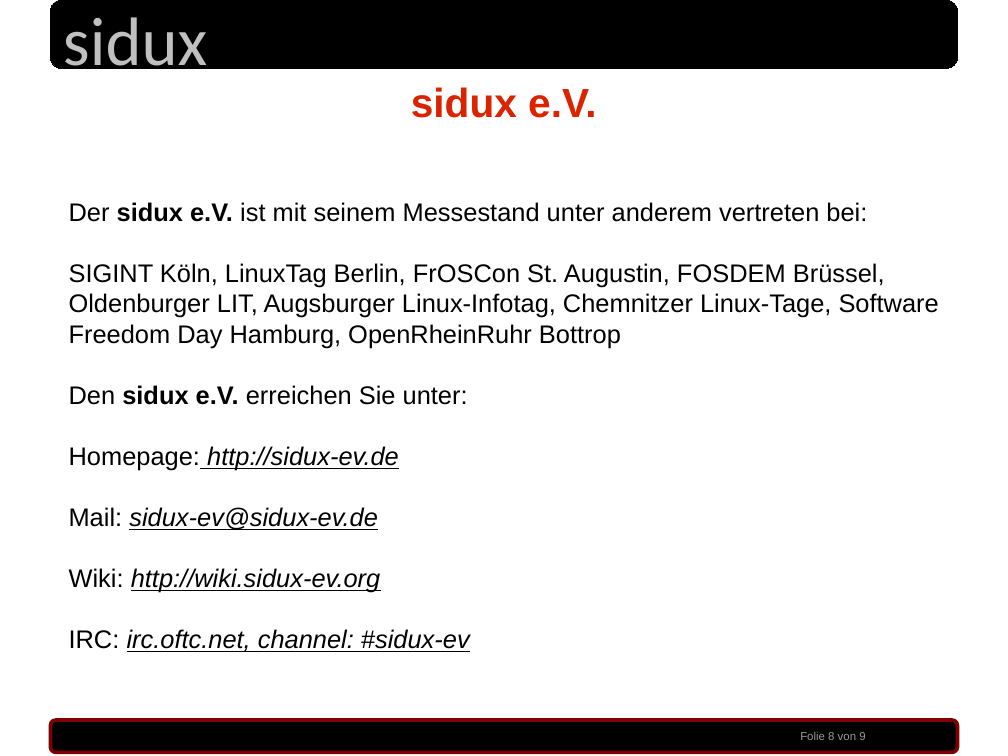
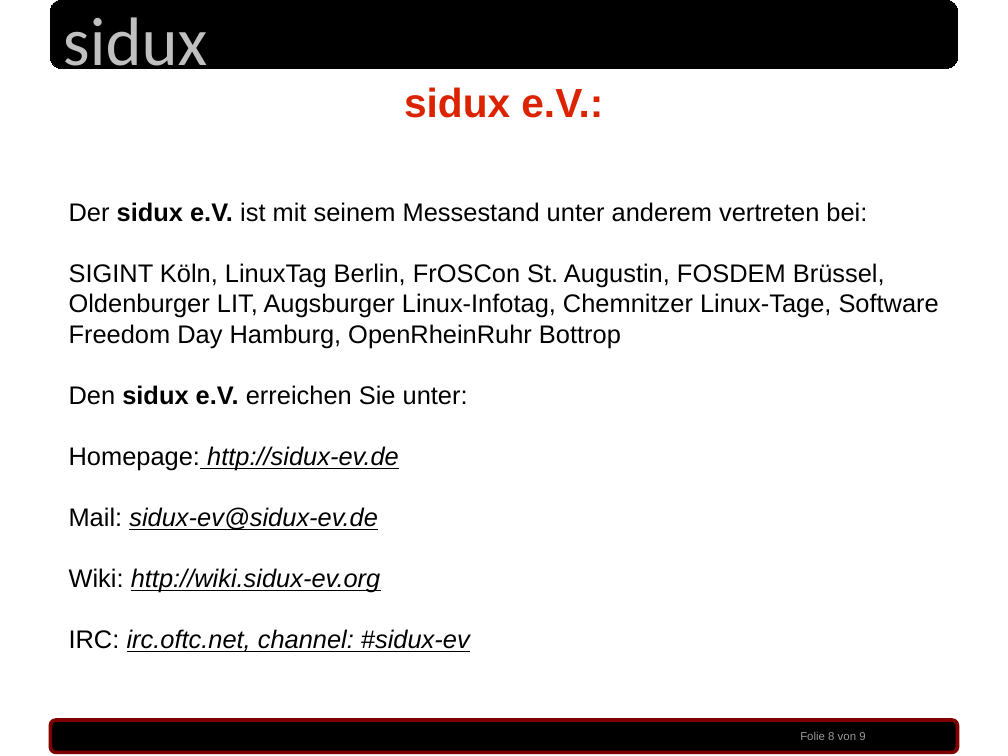
Before and after one commit to sidux-ev/praesentation, a slide deck: slide 8 of bin/sigint2010_koeln.odp. Drawn at 1008x756 pixels with LibreOffice and Linux fonts; fonts in the diff are those of the drawing; background and template pictures are left out. Boxes give left, top, right and bottom in pixels: in the first picture for what was removed or moved away, otherwise in the second. Text is boxed around its words. In the diff, an @@ line names an element or a change of style, - is before the commit and + after.

```diff
--- a/bin/sigint2010_koeln.odp
+++ b/bin/sigint2010_koeln.odp
@@ text at [404, 87, 603, 118]: text changed @@
-sidux e.V.
+sidux e.V.:
```
Also in this commit, not shown: 1 other slide changed, 1 other file.
